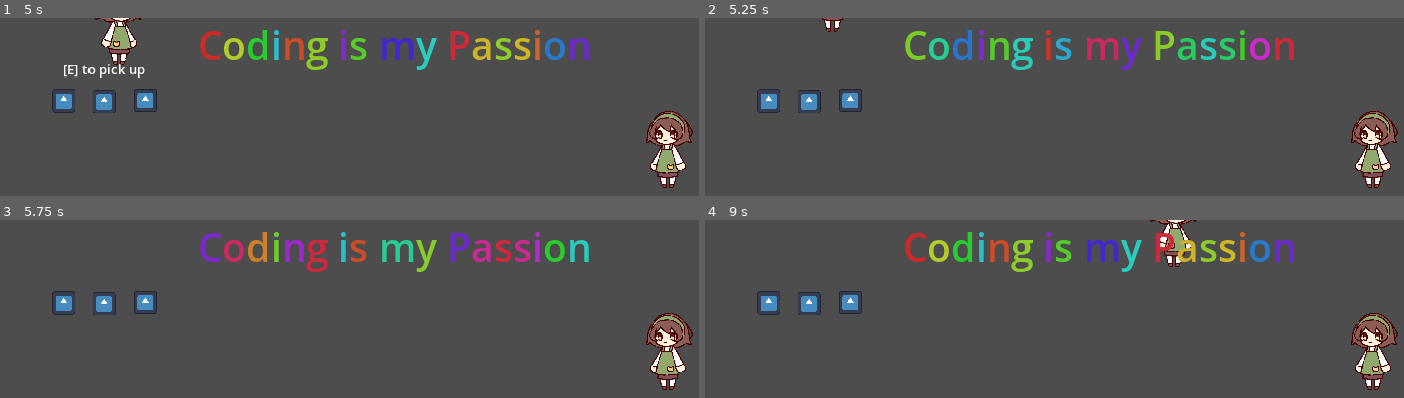
Above: before the commit, frames 1-4 (two rows, left to right).
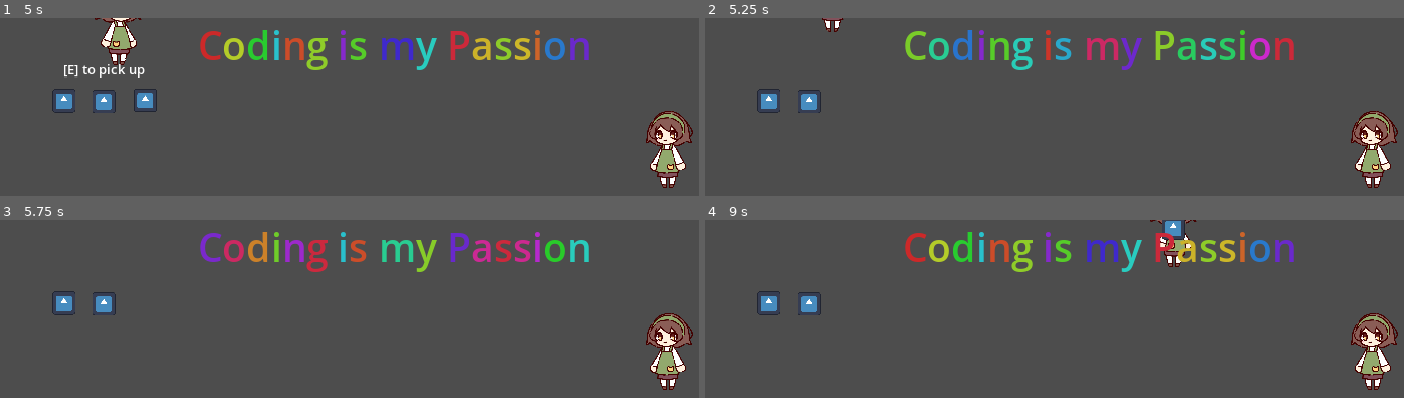
Above: after the commit, the same moments.

Repository: NuTrynity/Little-Cat-Cafe
Game: Godot game, scene res://scene_0.tscn
Same seed, same stepped clock (60 frames per second), same inputs: the game is played once before the commit and once after it. The engine's default icon, where the game draws it, is replaced by a stand-in: a white triangle on a blue panel in a dark square.
Inputs:
- Up to frame 1 (5 s): tap Enter (ui_accept) at 0.5, 0.77, 1.52, 3.02, 3.77, 4.52 s; hold E (interact) 0.53-1.28 s; hold W (move_up) 0.53-2.03 s; tap E (interact) at 1.35, 2.85, 4.35 s; hold E (interact) 2.03-2.78 s; hold A (move_left) 2.03-3.53 s; hold S (move_down) 3.53-4.28 s; hold E (interact) 3.53-4.28 s; hold Right (move_right) from 4.28 s (still down)
- Up to frame 2 (5.25 s): release Right (move_right) at 5.03 s; hold W (move_up) from 5.03 s (still down); hold E (interact) from 5.03 s (still down)
- Up to frame 3 (5.75 s): keep holding W (move_up); keep holding E (interact)
- Up to frame 4 (9 s): release W (move_up) at 5.78 s; release E (interact) at 5.78 s; hold Right (move_right) 5.78-8.03 s; tap E (interact) at 5.85, 7.35, 8.85 s; tap Enter (ui_accept) at 6.02, 6.77, 7.52 s; hold E (interact) 6.53-7.28 s; hold S (move_down) 8.03-8.78 s; hold E (interact) 8.03-8.78 s; hold A (move_left) from 8.78 s (still down)

Frame 1 is identical in both runs. In frame 2, 0.3% of the frame differs, in the area x 19-23%, y 39-53%; in frame 3, 0.3%; in frame 4, 0.6%, in the area x 19-69%, y 0-53%.

Commit message:
finally a carry system

Diff:
--- a/Scripts/CharacterScripts/NPC.gd
+++ b/Scripts/CharacterScripts/NPC.gd
@@ -9,7 +9,7 @@
 
 func _on_player_give_meal():
 	if player_meal_amt.carry_amt > 0:
-		player_meal_amt.carry_amt -= 1
+		player_meal_amt.give_meal()
 	else:
 		print('there is not food')
 
--- a/Scripts/ObjectScripts/meal_template.gd
+++ b/Scripts/ObjectScripts/meal_template.gd
@@ -9,13 +9,17 @@
 
 func _ready():
 	interact_area.interact = Callable(self, "_on_pick_up")
+	player_carry.meal_given.connect(delete_self)
 
-func _physics_process(delta):
-	var speed : float = 500.0
-	var velocity = Vector2.ZERO
+func _physics_process(_delta):
+	if picked_up == true:
+		global_position = player.global_position
+		interact_area.monitorable = false
+		interact_area.monitoring = false
 
+func delete_self():
 	if picked_up == true:
-		pass #TODO: MAKE THE MEAL FLY TOWARDS THE PLAYER POSITION
+		queue_free()
 
 func _on_pick_up():
 	if player_carry.carry_amt < player_carry.max_carry_amt:
--- a/Scripts/ResourceScripts/PlayerResource.gd
+++ b/Scripts/ResourceScripts/PlayerResource.gd
@@ -2,7 +2,12 @@
 
 class_name PlayerMealCarry
 
+signal meal_given()
+
 @export var max_carry_amt : int = 1
 
 var carry_amt : int = 0
-var carried_itmes : Array = []
+
+func give_meal():
+	meal_given.emit()
+	carry_amt -= 1
